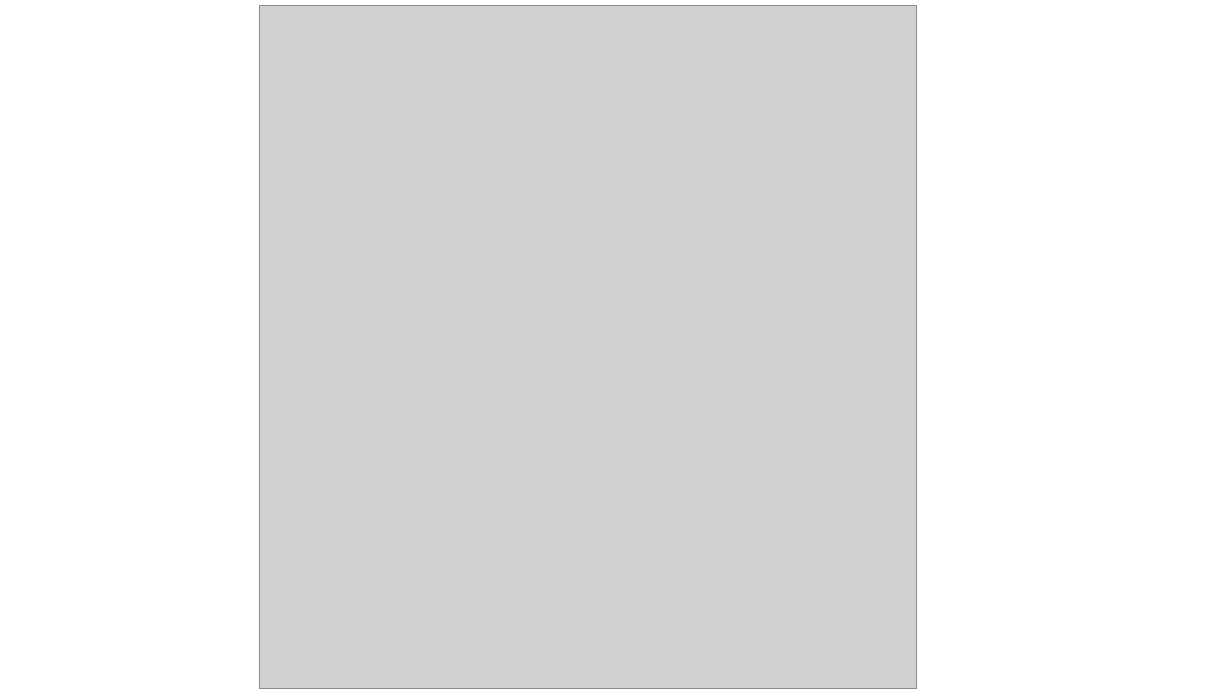
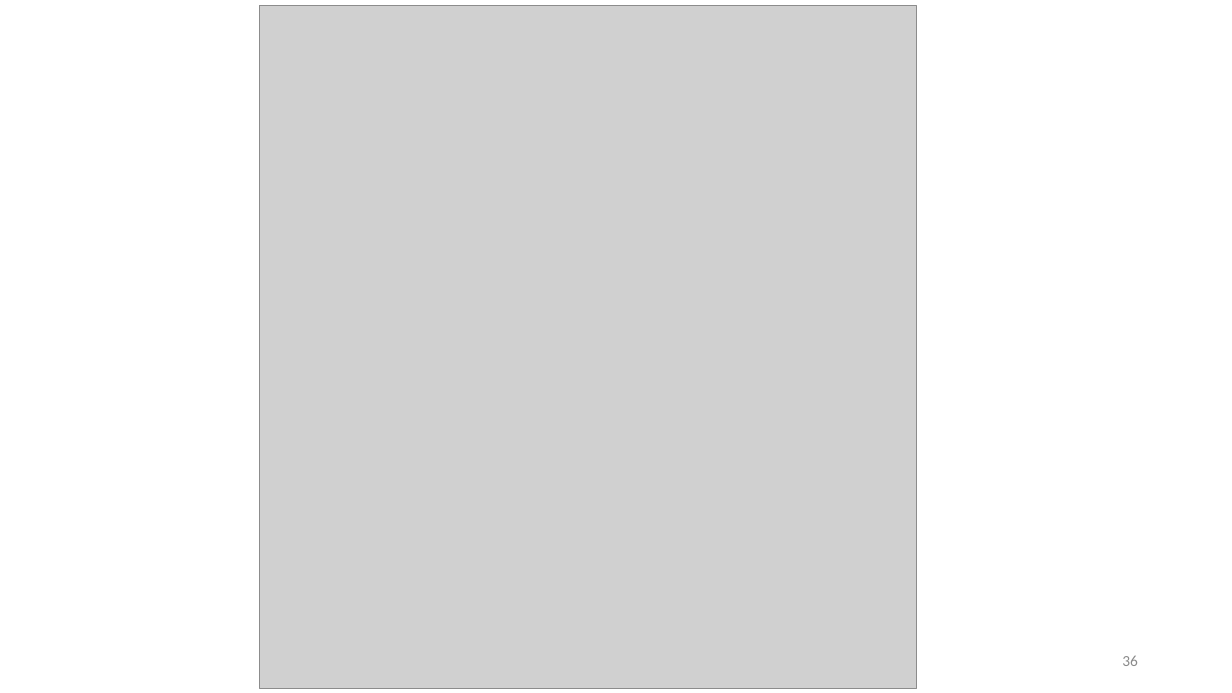
Before and after one commit to malenezi/malenezi, a slide deck: slide 36 of SE423/Lectures/1-Introduction/Tailoring, Models, Methods, and Artifacts.pptx. Drawn at 1232x693 pixels with LibreOffice and Linux fonts; fonts in the diff are those of the drawing; grey boxes stand for pictures. Boxes give left, top, right and bottom in pixels: in the first picture for what was removed or moved away, otherwise in the second. Text is boxed around its words. In the diff, an @@ line names an element or a change of style, - is before the commit and + after.

```diff
--- a/SE423/Lectures/1-Introduction/Tailoring, Models, Methods, and Artifacts.pptx
+++ b/SE423/Lectures/1-Introduction/Tailoring, Models, Methods, and Artifacts.pptx
@@ page number added at box(1122, 655, 1138, 666), 12 pt, text #8C8C8C @@
+36
```
Also in this commit, not shown: 40 other slides changed.
